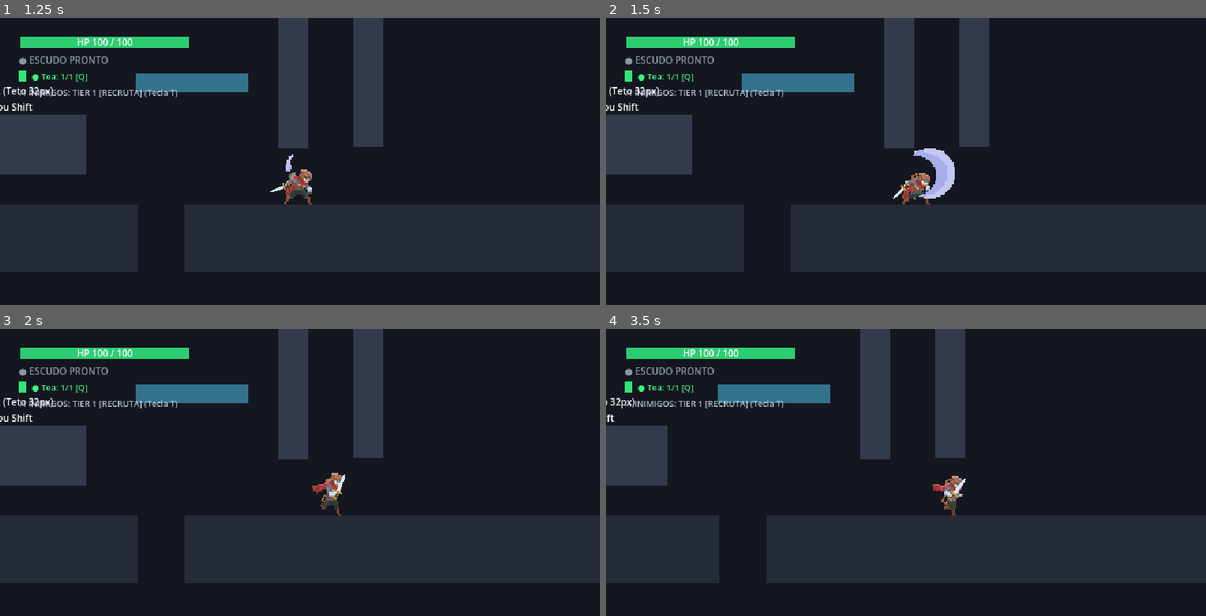
Above: before the commit, frames 1-4 (two rows, left to right).
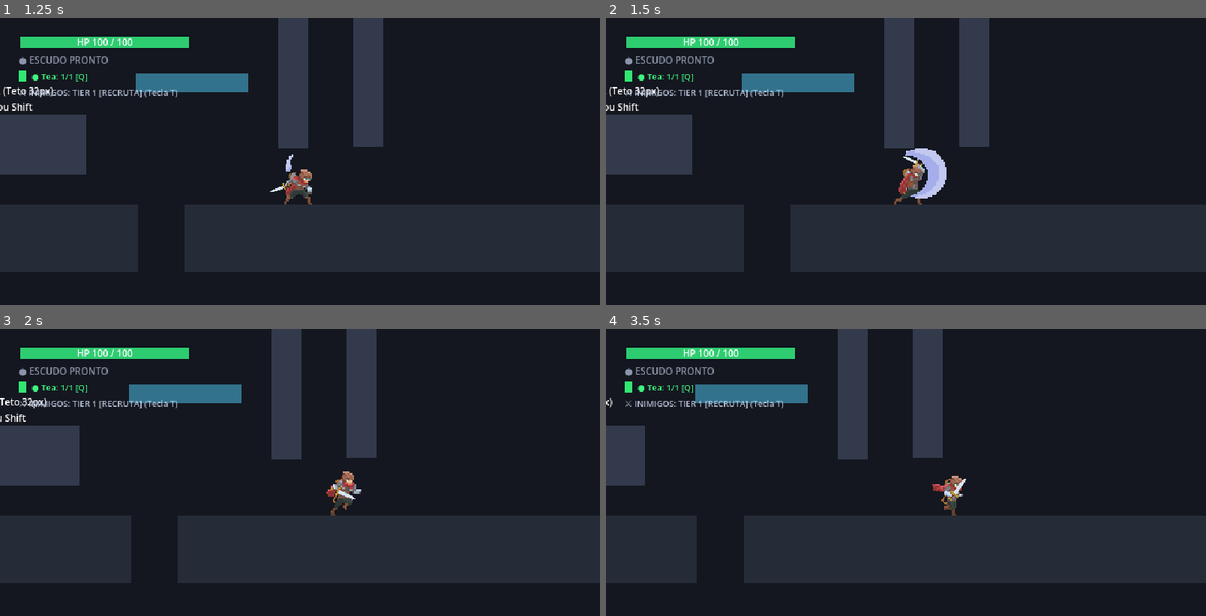
Above: after the commit, the same moments.

Repository: Theadrill/Godot-Roguelike-Prototype
Game: Godot game, scene res://src/world/movement_gym.tscn
Same seed, same stepped clock (60 frames per second), same inputs: the game is played once before the commit and once after it.
Inputs (mouse positions are in pixels of both pictures, inside the frame that each line leads up to):
- Up to frame 1 (1.25 s): tap A (move_left) at 0.5 s; move the mouse to (432, 170) at 0.52 s; press the mouse at (432, 170) at 0.53 s; hold D (move_right) from 0.53 s (still down); tap Space (jump) at 0.77 s
- Up to frame 2 (1.5 s): keep holding D (move_right); tap A (move_left) at 1.25 s; move the mouse to (786, 204) at 1.27 s; release the mouse at (786, 204) at 1.28 s; right-click (786, 204) at 1.35 s
- Up to frame 3 (2 s): keep holding D (move_right); tap Space (jump) at 1.52 s
- Up to frame 4 (3.5 s): tap A (move_left) at 2 s; move the mouse to (966, 423) at 2.02 s; release D (move_right) at 2.03 s; hold A (move_left) 2.03-2.78 s; tap Q (heal) at 2.1 s; move the mouse to (876, 564) at 2.77 s; hold D (move_right) from 2.78 s (still down); tap E (interact) at 2.85 s; click (876, 564) at 2.92 s; tap Space (jump) at 3.02 s

Frame 1 is identical in both runs. In frame 2, 1.2% of the frame differs, in the area x 47-59%, y 45-66%; in frame 3, 3.8%; in frame 4, 9.9%, in the area x 0-60%, y 0-89%.

Commit message:
fix(combat): calibrar combo window generosa e ciclo infinito 1-2 entre attack1 e attack2

Diff:
--- a/src/entities/equipment/swords/weapon_sword_base.tres
+++ b/src/entities/equipment/swords/weapon_sword_base.tres
@@ -6,9 +6,9 @@
 [resource]
 script = ExtResource("1_script")
 weapon_name = "Steel Broadsword"
-combo_durations = Array[float]([0.36, 0.36, 0.56])
-attack_cooldown = 0.42
-combo_finisher_cooldown = 0.66
+combo_durations = Array[float]([0.36, 0.36])
+attack_cooldown = 0.0
+combo_finisher_cooldown = 0.0
 equipment_name = "Steel Broadsword"
 visual_scene = ExtResource("2_visual")
 back_offset = Vector2(3.8, -4)
--- a/src/entities/player/states/attack_state.gd
+++ b/src/entities/player/states/attack_state.gd
@@ -14,7 +14,7 @@
 var is_charging: bool = false
 var charge_progress: float = 0.0
 
-const COMBO_WINDOW: float = 0.55
+const COMBO_WINDOW: float = 1.35
 
 func enter() -> void:
 	player = character as Player
@@ -32,20 +32,23 @@
 		return
 
 	is_charging = false
+	var combo_size: int = player.weapon.combo_durations.size() if (player.weapon and player.weapon.combo_durations.size() > 0) else 2
 	var elapsed_sec: float = float(Time.get_ticks_msec() - last_attack_end_msec) / 1000.0
-	var combo_window: float = COMBO_WINDOW
-	if elapsed_sec <= combo_window and last_completed_step >= 0 and (last_completed_step + 1 < player.weapon.combo_durations.size()):
-		current_step = last_completed_step + 1
+	if elapsed_sec <= COMBO_WINDOW and last_completed_step >= 0:
+		current_step = (last_completed_step + 1) % combo_size
 	else:
 		current_step = 0
 		last_completed_step = -1
 
+	combo_buffered = false
 	queued_combo_presses = 0
 	_start_combo_step(0.0)
 
 func _start_combo_step(charge_ratio: float = 0.0) -> void:
 	combo_buffered = false
-	attack_timer = player.weapon.combo_durations[current_step]
+	var combo_size: int = player.weapon.combo_durations.size() if (player.weapon and player.weapon.combo_durations.size() > 0) else 2
+	var dur_idx: int = clampi(current_step, 0, combo_size - 1)
+	attack_timer = player.weapon.combo_durations[dur_idx]
 
 	# Allow reversing direction between combo steps if steering
 	var input_dir: float = Input.get_axis("move_left", "move_right")
@@ -82,7 +85,9 @@
 	else:
 		# Forward physical step (bonus impulse on charged smash!)
 		var impulse_mult: float = 1.0 + charge_ratio * 0.4
-		var forward_impulse: float = player.weapon.forward_impulses[current_step] * impulse_mult
+		var imp_list: Array[float] = player.weapon.forward_impulses if (player.weapon and player.weapon.forward_impulses.size() > 0) else [80.0, 100.0]
+		var imp_idx: int = clampi(current_step, 0, imp_list.size() - 1)
+		var forward_impulse: float = imp_list[imp_idx] * impulse_mult
 		player.velocity.x = player.facing_direction * forward_impulse
 		if player.hitbox.has_node("CollisionShape2D"):
 			player.hitbox.get_node("CollisionShape2D").position = Vector2(20.0, -20.0)
@@ -130,7 +135,7 @@
 			player.player_sprite.frame = 0
 			var target_duration: float = maxf(0.01, attack_timer)
 			var frame_count: int = 5
-			if player.player_sprite.sprite_frames:
+			if player.player_sprite.sprite_frames and player.player_sprite.sprite_frames.has_animation(anim_name):
 				frame_count = player.player_sprite.sprite_frames.get_frame_count(anim_name)
 			var base_duration: float = float(frame_count) / 10.0
 			player.player_sprite.speed_scale = base_duration / target_duration
@@ -242,28 +247,24 @@
 		last_attack_end_msec = Time.get_ticks_msec()
 		last_completed_step = current_step
 
+		var combo_size: int = player.weapon.combo_durations.size() if (player.weapon and player.weapon.combo_durations.size() > 0) else 2
+
 		# Combo continuation condition (Dead Cells design):
 		# 1. Player is holding the attack button (continuous auto-chain combo)
-		# 2. Player tapped attack again during the swing (queued next hit)
+		# 2. Player tapped attack again during the swing (queued/buffered next hit)
 		var wants_combo: bool = combo_buffered or queued_combo_presses > 0 or Input.is_action_pressed("attack_primary")
-		var has_next_step: bool = current_step + 1 < player.weapon.combo_durations.size()
-
-		if wants_combo and has_next_step:
+
+		if wants_combo:
 			if queued_combo_presses > 0:
 				queued_combo_presses -= 1
-			current_step += 1
+			current_step = (current_step + 1) % combo_size
 			_start_combo_step(0.0)
 			return
 
-		# Combo chain ended or reached finisher:
-		if current_step + 1 >= player.weapon.combo_durations.size():
-			player.attack_cooldown_timer = player.weapon.combo_finisher_cooldown
-			last_completed_step = -1 # Finisher done, next chain starts from step 0
-			queued_combo_presses = 0
-		else:
-			# Intermediate step completed without immediate continuation:
-			# Zero cooldown during combo window (Dead Cells principle)!
-			player.attack_cooldown_timer = 0.0
+		# Step completed without immediate continuation:
+		# Zero cooldown during combo window (Dead Cells principle)!
+		player.attack_cooldown_timer = 0.0
+		queued_combo_presses = 0
 
 		if player.player_sprite:
 			player.player_sprite.speed_scale = 1.0
